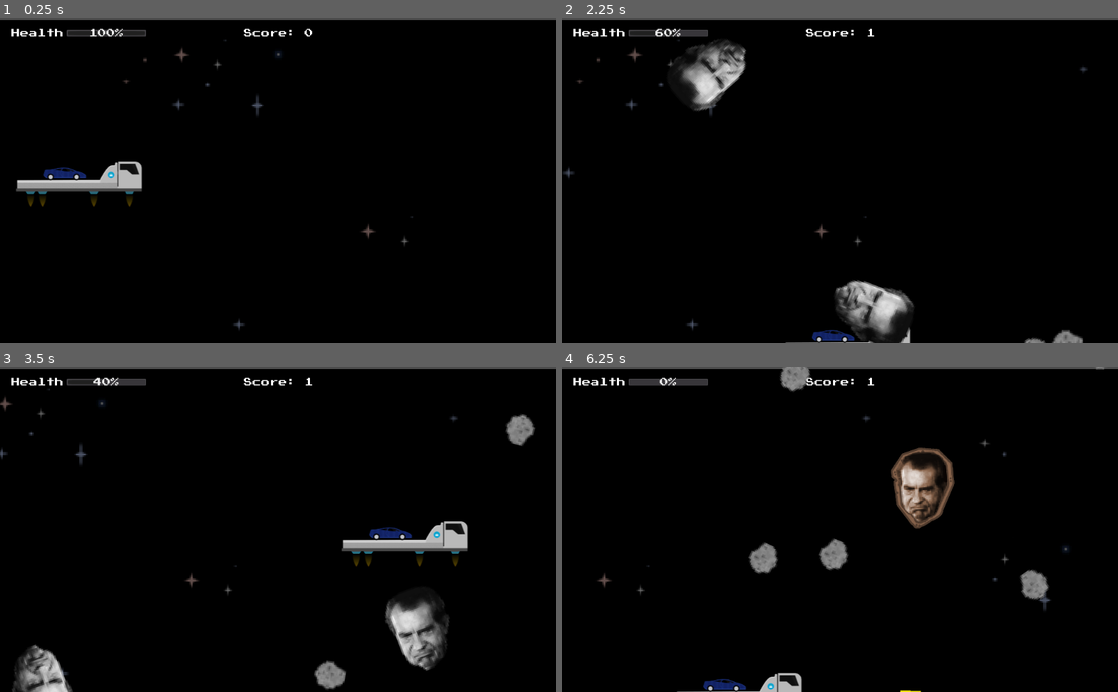
Above: before the commit, frames 1-4 (two rows, left to right).
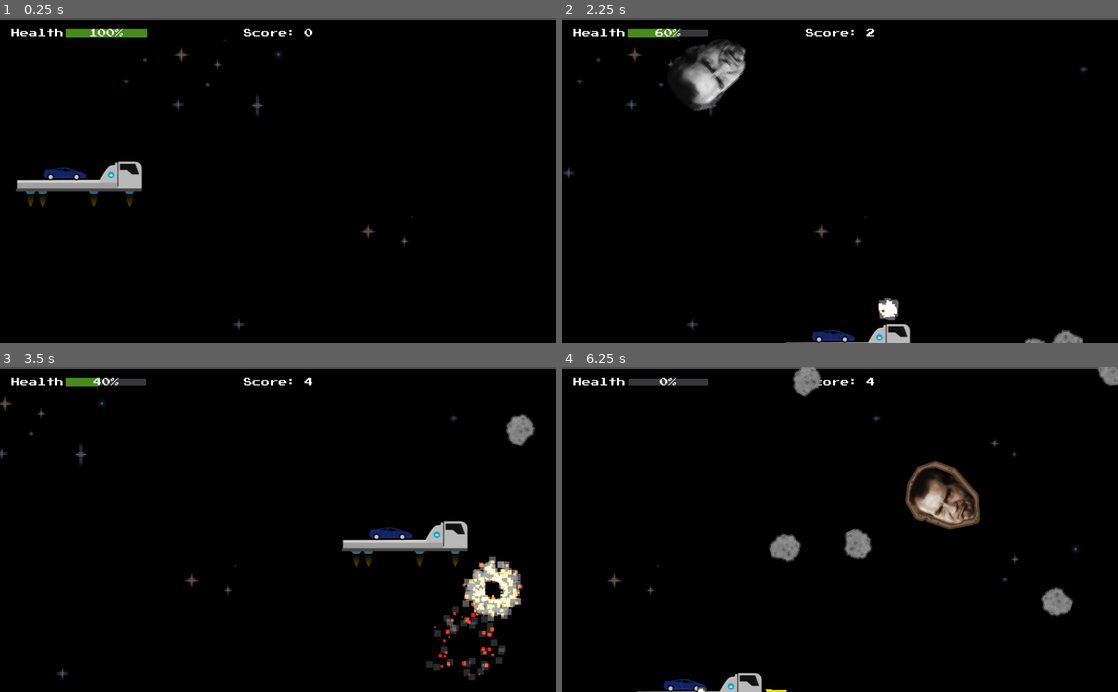
Above: after the commit, the same moments.

Repository: benjcal/CarvanaBlaster3021
Game: Godot game, scene res://Main.tscn
Same seed, same stepped clock (60 frames per second), same inputs: the game is played once before the commit and once after it. This scene is started directly instead of the project's main scene.
Inputs (mouse positions are in pixels of both pictures, inside the frame that each line leads up to):
- Up to frame 1 (0.25 s): no input
- Up to frame 2 (2.25 s): tap Enter (ui_accept) at 0.5, 0.77, 1.52 s; move the mouse to (962, 164) at 0.52 s; hold Right (ui_right) 0.53-1.28 s; click (962, 164) at 0.67 s; move the mouse to (728, 196) at 1.27 s; hold Down (ui_down) 1.28-2.03 s; move the mouse to (895, 109) at 2.02 s; hold Right (ui_right) from 2.03 s (still down)
- Up to frame 3 (3.5 s): move the mouse to (250, 594) at 2.77 s; release Right (ui_right) at 2.78 s; hold Up (ui_up) from 2.78 s (still down); click (250, 594) at 2.92 s; tap Enter (ui_accept) at 3.02 s
- Up to frame 4 (6.25 s): move the mouse to (1006, 578) at 3.52 s; release Up (ui_up) at 3.53 s; hold Left (ui_left) 3.53-5.03 s; tap Enter (ui_accept) at 3.77, 4.52, 6.02 s; move the mouse to (673, 480) at 4.27 s; move the mouse to (867, 529) at 5.02 s; hold Down (ui_down) 5.03-5.78 s; click (867, 529) at 5.17 s; move the mouse to (756, 448) at 5.77 s; hold Right (ui_right) from 5.78 s (still down)

The runs differ from the first frame. In frame 1, 0.4% of the frame differs, in the area x 11-27%, y 3-6%; in frame 2, 2.0%; in frame 3, 5.2%; in frame 4, 6.5%, in the area x 6-100%, y 0-100%.

Commit message:
game over work

Diff:
--- a/Main.gd
+++ b/Main.gd
@@ -3,6 +3,7 @@
 export (PackedScene) var Asteroid
 export (PackedScene) var Hauler
 export (PackedScene) var Laser
+export (PackedScene) var Explosion
 
 var hauler
 var hauler_speed = 400
@@ -74,6 +75,13 @@
 
 func on_damage_taken():
 	hauler_health -= 20
+	if hauler_health <= 0:
+		var e = Explosion.instance()
+		add_child(e)
+		e.position = hauler.position
+		e.start()
+		get_tree().paused = true
+
 	$HUD.set_health(hauler_health)
 
 func on_Asteroid_blowup():
--- a/Main.tscn
+++ b/Main.tscn
@@ -10,6 +10,7 @@
 [ext_resource path="res://assets/CarvanaBlasterLevelOne.mp3" type="AudioStream" id=8]
 [ext_resource path="res://assets/laser1.ogg" type="AudioStream" id=9]
 [ext_resource path="res://assets/explodeSfx.ogg" type="AudioStream" id=10]
+[ext_resource path="res://scenes/Explosion.tscn" type="PackedScene" id=11]
 
 [sub_resource type="Curve2D" id=1]
 _data = {
@@ -21,6 +22,7 @@
 Asteroid = ExtResource( 2 )
 Hauler = ExtResource( 3 )
 Laser = ExtResource( 4 )
+Explosion = ExtResource( 11 )
 
 [node name="AsteroidSpawnTimer" type="Timer" parent="."]
 wait_time = 0.4
@@ -47,7 +49,7 @@
 
 [node name="BGMusic" type="AudioStreamPlayer" parent="."]
 stream = ExtResource( 8 )
-volume_db = -5.0
+volume_db = -15.0
 autoplay = true
 
 [node name="HUD" parent="." instance=ExtResource( 7 )]
--- a/scenes/Asteroid.gd
+++ b/scenes/Asteroid.gd
@@ -25,7 +25,6 @@
 	queue_free()
 
 func _on_Asteroid_body_shape_entered(body_id, body, body_shape, local_shape):
-	print(body.name)
 	random_rotation()
 
 func blowup():
--- /dev/null
+++ b/scenes/GameOver.gd
@@ -0,0 +1,14 @@
+extends Node
+
+
+# Declare member variables here. Examples:
+# var a = 2
+# var b = "text"
+
+
+# Called when the node enters the scene tree for the first time.
+func _ready():
+	pass # Replace with function body.
+
+func _on_Name_gui_input(event):
+	print(event)
--- /dev/null
+++ b/scenes/GameOver.tscn
@@ -0,0 +1,35 @@
+[gd_scene load_steps=4 format=2]
+
+[ext_resource path="res://assets/PressStart2P.ttf" type="DynamicFontData" id=1]
+[ext_resource path="res://scenes/GameOver.gd" type="Script" id=2]
+
+[sub_resource type="DynamicFont" id=1]
+size = 45
+font_data = ExtResource( 1 )
+
+[node name="GameOver" type="Node"]
+script = ExtResource( 2 )
+
+[node name="Label" type="Label" parent="."]
+margin_left = 270.776
+margin_top = 128.48
+margin_right = 675.776
+margin_bottom = 173.48
+custom_fonts/font = SubResource( 1 )
+text = "Game Over"
+__meta__ = {
+"_edit_use_anchors_": false
+}
+
+[node name="Name" type="Label" parent="."]
+margin_left = 44.2083
+margin_top = 310.84
+margin_right = 584.208
+margin_bottom = 355.84
+custom_fonts/font = SubResource( 1 )
+text = "Enter Name:"
+__meta__ = {
+"_edit_use_anchors_": false
+}
+
+[connection signal="gui_input" from="Name" to="." method="_on_Name_gui_input"]
--- a/scenes/HUD.tscn
+++ b/scenes/HUD.tscn
@@ -6,10 +6,13 @@
 [sub_resource type="DynamicFont" id=1]
 font_data = ExtResource( 2 )
 
-[sub_resource type="DynamicFont" id=2]
+[sub_resource type="StyleBoxFlat" id=2]
+bg_color = Color( 0.282353, 0.545098, 0.105882, 1 )
+
+[sub_resource type="DynamicFont" id=3]
 font_data = ExtResource( 2 )
 
-[sub_resource type="DynamicFont" id=3]
+[sub_resource type="DynamicFont" id=4]
 font_data = ExtResource( 2 )
 
 [node name="HUD" type="MarginContainer"]
@@ -39,12 +42,13 @@
 margin_right = 250.0
 margin_bottom = 16.0
 rect_min_size = Vector2( 150, 0 )
-custom_fonts/font = SubResource( 2 )
+custom_styles/fg = SubResource( 2 )
+custom_fonts/font = SubResource( 3 )
 value = 75.0
 
 [node name="Score" type="Label" parent="."]
 margin_right = 984.0
 margin_bottom = 16.0
-custom_fonts/font = SubResource( 3 )
+custom_fonts/font = SubResource( 4 )
 text = "Score: 0"
 align = 1
--- a/scenes/Hauler.gd
+++ b/scenes/Hauler.gd
@@ -18,6 +18,9 @@
 
 
 func _on_Hauler_body_entered(body):
+	if body.name.find("Asteroid", 0) > 0:
+		body.blowup()
+
 	if (invincible == false):
 		$InvicibilityTimer.start()
 		emit_signal("damage_taken")
Not shown: 1 places in Main.tscn that only renumber resources
Not shown: 1 places in scenes/HUD.tscn that only renumber resources
